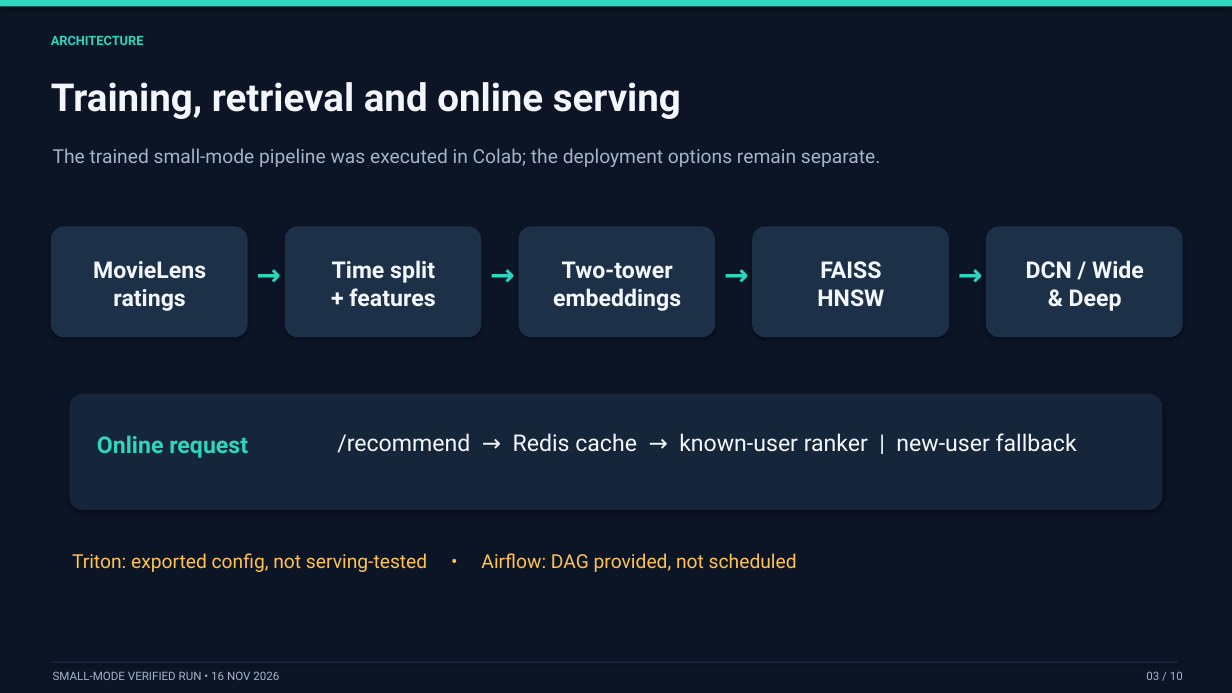
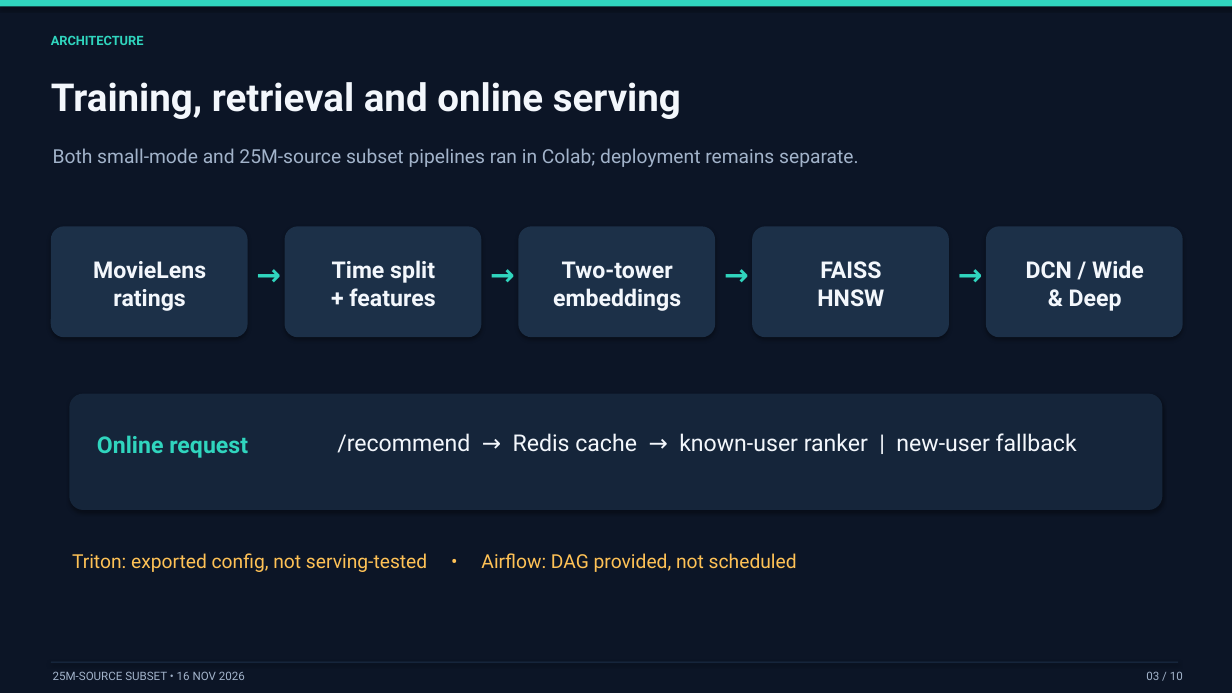
Before and after one commit to HarleetKaur/recsys-engine, a slide deck: slide 3 of docs/Recommendation_Engine_10min.pptx. Drawn at 1232x693 pixels with LibreOffice and Linux fonts; fonts in the diff are those of the drawing. Boxes give left, top, right and bottom in pixels: in the first picture for what was removed or moved away, otherwise in the second. Text is boxed around its words. In the diff, an @@ line names an element or a change of style, - is before the commit and + after.

Commit message:
Add MovieLens 25M subset results and final documentation

```diff
--- a/docs/Recommendation_Engine_10min.pptx
+++ b/docs/Recommendation_Engine_10min.pptx
@@ text at [53,148,859,167]: text changed @@
-The trained small-mode pipeline was executed in Colab; the deployment options remain separate.
+Both small-mode and 25M-source subset pipelines ran in Colab; deployment remains separate.
@@ text at [53,671,245,680]: text changed @@
-SMALL-MODE VERIFIED RUN • 16 NOV 2026
+25M-SOURCE SUBSET • 16 NOV 2026
```
Also in this commit, not shown: 9 other slides changed, 14 other files.
